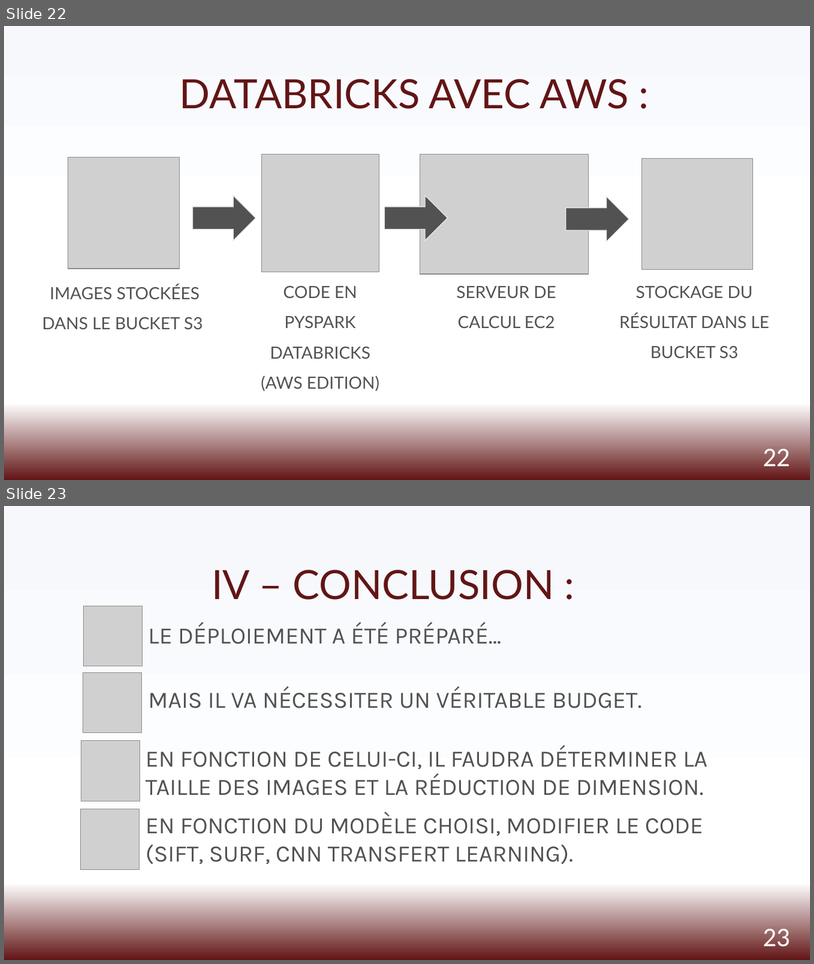
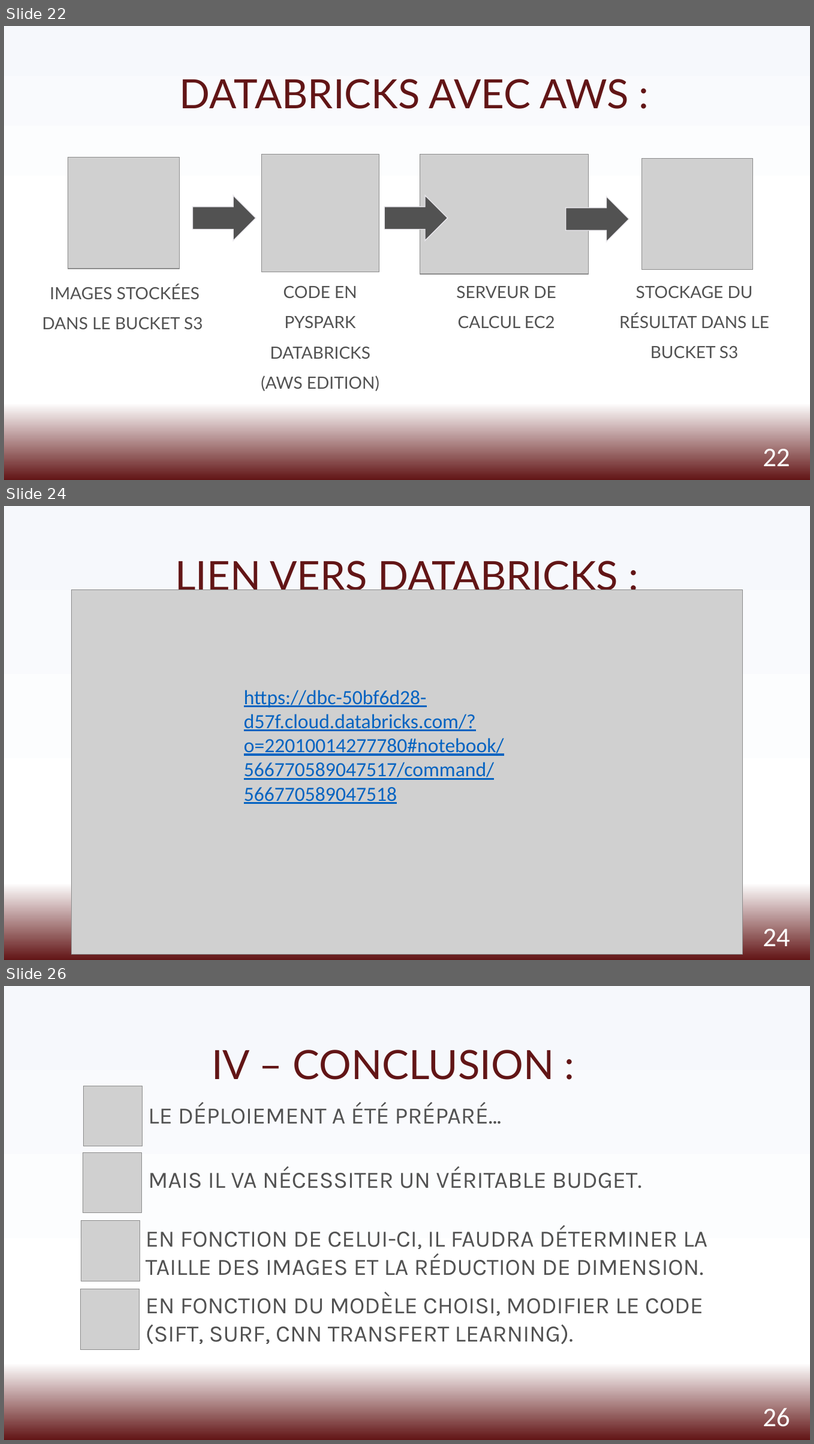
Before and after one commit to viviante79/Projet_8, a slide deck: Ors_Vivian_3_presentation_082022.pptx. Shown one above the other, each under a label of ours: slides 22 and 23 before the commit, slides 22, 24 and 26 after it; the slides between them are not shown. The pictures are 814x964 and 814x1444 pixels, drawn with LibreOffice and Linux fonts; fonts in the diff are those of the drawing; grey boxes stand for pictures. Boxes give left, top, right and bottom in pixels: in the first picture for what was removed or moved away, otherwise in the second. Text is boxed around its words. In the diff, an @@ line names an element or a change of style, - is before the commit and + after.

```diff
--- a/Ors_Vivian_3_presentation_082022.pptx
+++ b/Ors_Vivian_3_presentation_082022.pptx
@@ slide 24 added at (x1=4, y1=506, x2=810, y2=960), background gradient #F6F8FC to #FFFFFF to #621516 @@
@@ title added at (x1=175, y1=561, x2=618, y2=598), 48 pt, text #621516 @@
+LIEN VERS DATABRICKS :
@@ picture added at (x1=72, y1=589, x2=743, y2=954) @@
@@ text added at (x1=244, y1=690, x2=504, y2=780), 24 pt, text #0563C1, underline @@
+https://dbc-50bf6d28-d57f.cloud.databricks.com/?o=22010014277780#notebook/566770589047517/command/566770589047518
@@ page number added at (x1=763, y1=928, x2=790, y2=953), 32 pt, text #FFFFFF @@
+24
@@ what was slide 23 is now slide 26 @@
@@ page number at (x1=763, y1=1407, x2=790, y2=1433): text changed @@
-23
+26
```
Also in this commit, not shown: 2 other slides added, 2 other files.
